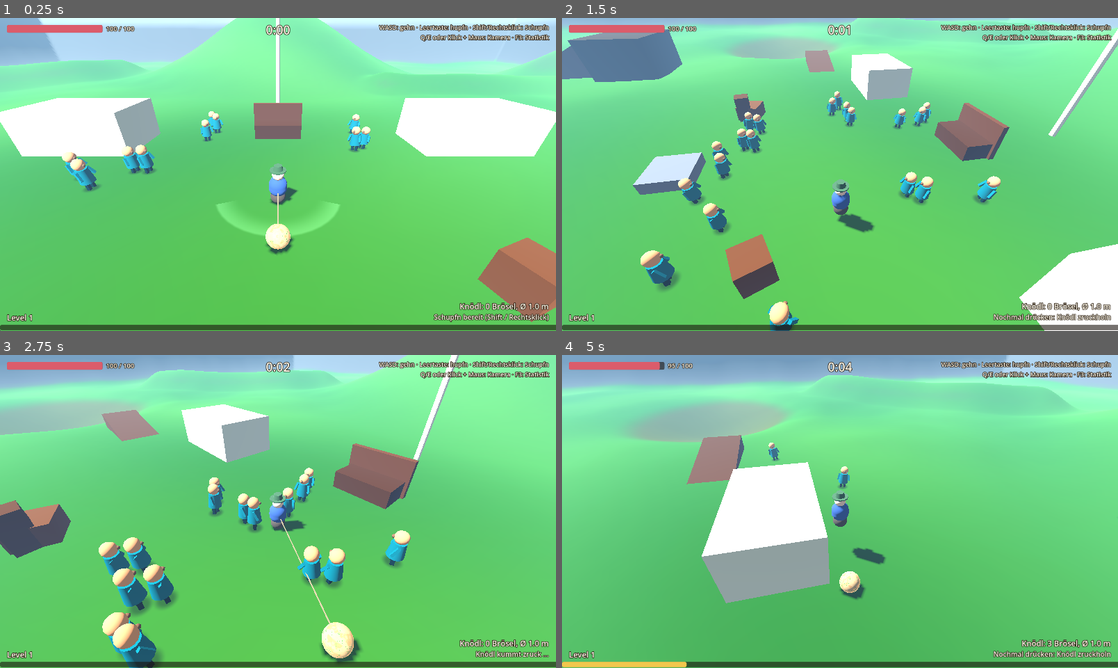
Above: before the commit, frames 1-4 (two rows, left to right).
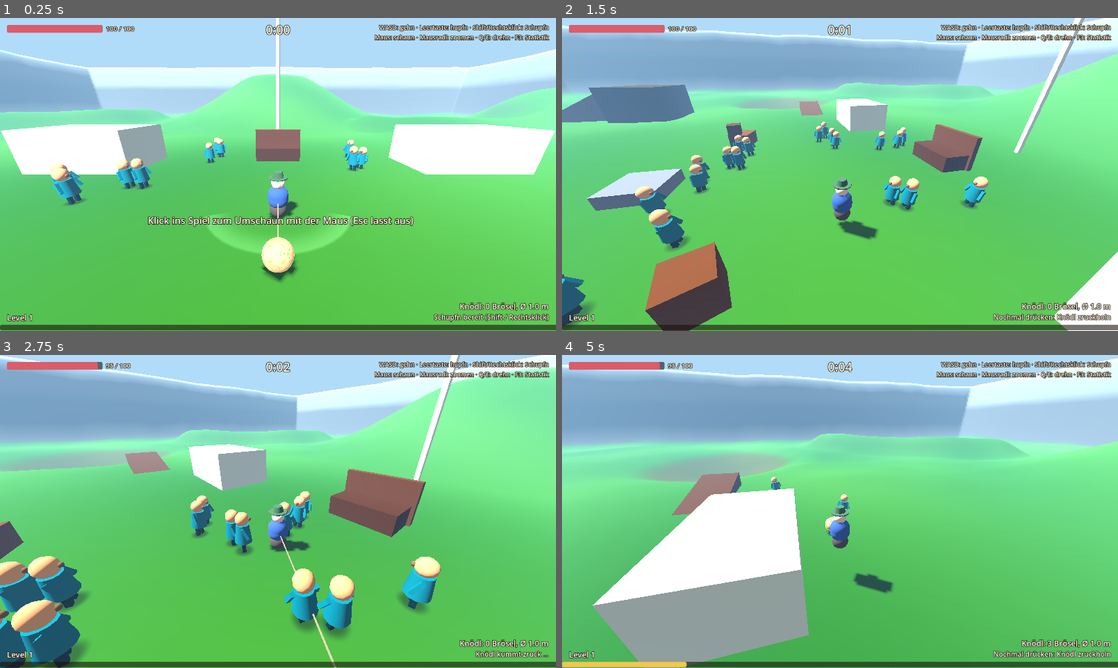
Above: after the commit, the same moments.

Repository: WiesnSims/Knoedlinger
Game: Godot game, scene res://scenes/boot.tscn
Same seed, same stepped clock (60 frames per second), same inputs: the game is played once before the commit and once after it.
Inputs (mouse positions are in pixels of both pictures, inside the frame that each line leads up to):
- Up to frame 1 (0.25 s): no input
- Up to frame 2 (1.5 s): tap Enter at 0.5 s; move the mouse to (962, 158) at 0.52 s; hold D (move_right) 0.53-1.28 s; hold Shift (schupfn) 0.53-1.28 s; click (962, 158) at 0.67 s; tap Space (jump) at 0.77 s; move the mouse to (812, 174) at 1.27 s; hold W (move_up) from 1.28 s (still down); tap Q (camera_left) at 1.35 s; click (812, 174) at 1.42 s
- Up to frame 3 (2.75 s): keep holding W (move_up); tap Space (jump) at 1.52 s; tap Shift (schupfn) at 1.55 s; move the mouse to (289, 505) at 2.02 s; hold Shift (schupfn) from 2.03 s (still down); tap E (camera_right) at 2.1 s; click (289, 505) at 2.17 s
- Up to frame 4 (5 s): keep holding W (move_up); move the mouse to (834, 517) at 2.77 s; release Shift (schupfn) at 2.78 s; tap Shift (schupfn) at 2.85, 4.55 s; click (834, 517) at 2.92 s; tap Space (jump) at 3.02, 3.77, 4.52 s; move the mouse to (878, 514) at 3.52 s; hold Shift (schupfn) 3.53-4.28 s; tap Alt at 3.6 s; click (878, 514) at 3.67 s; move the mouse to (795, 508) at 4.27 s; tap Ctrl at 4.35 s; click (795, 508) at 4.42 s

The runs differ from the first frame. In frame 1, 39% of the frame differs, in the area x 0-100%, y 0-100%; in frame 2, 46%; in frame 3, 45%; in frame 4, 49%.

Commit message:
M1 playtest fixes: Megabonk-style camera, round Knödl, no enemy teleports
- Pooled MultiMesh renderers (enemies, Brösel, projectiles) opt out of physics
  interpolation: Godot blended instances by index between ticks, and repacking made
  enemies flash to another enemy's position for a frame. Regression test added.
- Knödl sphere 64x32 segments, gentle capped jiggle instead of lumpy wobble, dithered
  fade when it fills the lens or hides its player.
- Camera: always mouse look (click to capture), no auto-turn, pitch 20 deg, 8 m with
  wheel zoom 4.5-16 m, FOV 80, tight follow, light look smoothing; numbers in balance.

Co-Authored-By: Claude Opus 5.5 <noreply@anthropic.com>

Diff:
--- a/i18n/strings.csv
+++ b/i18n/strings.csv
@@ -11,7 +11,7 @@
 HUD_SCHUPFN_REEL,Nochmal drücken: Knödl zruckholn
 HUD_SCHUPFN_REELING,Knödl kummt zruck …
 HUD_CONTROLS,"WASD: gehn · Leertaste: hupfn · Shift/Rechtsklick: Schupfn
-Q/E oder Klick + Maus: Kamera · F3: Statistik"
+Maus: schaun · Mausradl: zoomen · Q/E: drehn · F3: Statistik"
 HUD_BOT_HINT,"Bot spielt, WASD übernimmt"
 TOAST_LEVEL_UP,Level %d!
 TOAST_DOWNED,Umgfoin! Glei geht's weiter …
@@ -19,3 +19,4 @@
 WEAPON_SCHNEESCHAUFEL,Schneeschaufel
 KNODL_SEMMEL,Semmelknödl
 MAP_TESTFELD,Testfeld
+HUD_MOUSE_HINT,Klick ins Spiel zum Umschaun mit der Maus (Esc lasst aus)
--- a/scripts/data/balance_data.gd
+++ b/scripts/data/balance_data.gd
@@ -10,23 +10,32 @@
 @export var grid_cell_size: float = 2.0
 
 @export_group("Camera")
-## Degrees below the horizon. GAME-DESIGN.md started at 50; M1 tunes it lower, toward Megabonk.
-@export var camera_pitch_degrees: float = 30.0
-@export var camera_min_pitch_degrees: float = 8.0
+## Megabonk-style view (docs/DECISIONS.md): close, low, wide, the mouse looks around.
+## Degrees above the horizon the camera starts at (the mouse moves it between min and max).
+@export var camera_pitch_degrees: float = 20.0
+@export var camera_min_pitch_degrees: float = 2.0
 @export var camera_max_pitch_degrees: float = 70.0
-@export var camera_distance: float = 11.0
+## Start distance; the mouse wheel zooms between min and max in steps.
+@export var camera_distance: float = 8.0
+@export var camera_min_distance: float = 4.5
+@export var camera_max_distance: float = 16.0
+@export var camera_zoom_step: float = 1.0
+@export var camera_fov: float = 80.0
 ## Extra distance per metre of Knödl radius above its start radius, so a huge Knödl stays in view.
 @export var camera_distance_per_knodl_radius: float = 1.6
-## The camera looks at this point above the player's feet.
-@export var camera_focus_height: float = 1.6
-## How fast the camera catches up with the player (1/s, exponential).
-@export var camera_follow_speed: float = 8.0
-## Radians per second the camera swings toward the running direction (0 = fixed yaw).
-@export var camera_auto_turn_speed: float = 1.4
+## The camera looks at this point above the player's feet (a bit above the head: the player sits
+## below the middle of the screen and you see further ahead).
+@export var camera_focus_height: float = 2.0
+## How fast the camera catches up with the player (1/s, exponential; high = tight).
+@export var camera_follow_speed: float = 20.0
+## Seconds of look smoothing for mouse and keys (0 = raw).
+@export var camera_look_smoothing: float = 0.05
+## Radians per second the camera swings toward the running direction without the mouse (0 = off).
+@export var camera_auto_turn_speed: float = 0.0
 ## Radians per second for the camera keys (Q/E).
 @export var camera_key_turn_speed: float = 2.4
-## Radians per pixel when the mouse pointer is captured.
-@export var camera_mouse_sensitivity: float = 0.004
+## Radians per pixel of mouse movement.
+@export var camera_mouse_sensitivity: float = 0.0035
 ## The camera stays this far in front of terrain it would otherwise clip into.
 @export var camera_collision_margin: float = 0.4
 
--- a/scripts/knodl/knodl.gd
+++ b/scripts/knodl/knodl.gd
@@ -16,6 +16,12 @@
 const LAYER_KNODL: int = 4
 ## Crumb pattern density in the shader, per metre of radius.
 const CRUMBS_PER_METRE: float = 7.0
+## View fade: fully solid from FADE_NEAR + FADE_RANGE metres between camera and dough, never below
+## FADE_MIN, and FADE_HIDING while it hides its player.
+const FADE_NEAR: float = 0.3
+const FADE_RANGE: float = 2.0
+const FADE_MIN: float = 0.25
+const FADE_HIDING: float = 0.45
 
 var owner_peer: int = 1
 var balance: BalanceData
@@ -126,7 +132,7 @@
 	if amount <= 0.0:
 		return
 	set_knodl_mass(knodl_mass + amount)
-	_wobble = minf(_wobble + 0.4, 1.0)
+	_wobble = minf(_wobble + 0.25, 0.7)
 
 
 ## Host: the Schupfn button. Throws when attached and ready, reels in when thrown.
@@ -204,7 +210,7 @@
 			hits += 1
 			if enemies.damage(j, damage, kick.x, kick.y):
 				kills += 1
-			_wobble = minf(_wobble + 0.15, 1.0)
+			_wobble = minf(_wobble + 0.1, 1.0)
 	crushed += kills
 	return kills
 
@@ -213,7 +219,7 @@
 func apply_remote(where: Vector3, rotation_q: Quaternion, new_mass: float, new_state: State, new_cooldown: float) -> void:
 	if knodl_mass != new_mass:
 		if new_mass > knodl_mass:
-			_wobble = minf(_wobble + 0.3, 1.0)
+			_wobble = minf(_wobble + 0.25, 0.7)
 		set_knodl_mass(new_mass)
 	_remote_position = where
 	_remote_rotation = rotation_q
@@ -244,6 +250,24 @@
 	if _wobble > 0.0:
 		_wobble = maxf(_wobble - delta * 2.5, 0.0)
 	_material.set_shader_parameter(&"wobble", _wobble)
+	_material.set_shader_parameter(&"fade", _view_fade())
+
+
+## Dithers the Knödl away while it fills the camera or sits between the camera and its player, so
+## a big Knödl trailing toward the low camera never hides the game.
+func _view_fade() -> float:
+	var camera: Camera3D = get_viewport().get_camera_3d()
+	if camera == null or holder == null:
+		return 1.0
+	var eye: Vector3 = camera.global_position
+	var centre: Vector3 = visual_position()
+	var fade: float = clampf((eye.distance_to(centre) - radius - FADE_NEAR) / FADE_RANGE, FADE_MIN, 1.0)
+	var player: Vector3 = holder.get_global_transform_interpolated().origin + Vector3(0.0, 1.0, 0.0)
+	var sight: Vector3 = player - eye
+	var t: float = clampf((centre - eye).dot(sight) / maxf(sight.length_squared(), 0.0001), 0.0, 1.0)
+	if t < 1.0 and centre.distance_to(eye + sight * t) < radius:
+		fade = minf(fade, FADE_HIDING)
+	return fade
 
 
 func _physics_process(delta: float) -> void:
--- a/scripts/player/chase_camera.gd
+++ b/scripts/player/chase_camera.gd
@@ -1,26 +1,31 @@
 class_name ChaseCamera
 extends Camera3D
-## Third-person chase cam (GAME-DESIGN.md: follows the movement direction with slight lag; free
-## mouse orbit optional). Pitch, distance and turn speeds come from balance.tres. The camera swings
-## behind the running direction on its own (not when running toward it), Q/E turn it, and with the
-## mouse captured (click into the game, Esc to let go) the mouse orbits it. It never sinks into
-## the terrain between it and the player (props it simply looks through), and backs off as the
-## Knödl grows.
+## Third-person camera in the style of Megabonk (docs/DECISIONS.md): the mouse always looks around
+## (one click into the game captures the pointer, Esc lets go), the player runs relative to where
+## the camera looks, the view sits close and low behind the player with a wide field of view, and
+## the mouse wheel zooms. Q/E turn it for keyboard-only play. It follows the player tightly, never
+## sinks into the terrain between it and the player (props it looks through), and backs off as the
+## Knödl grows. All numbers come from balance.tres.
 
 var balance: BalanceData
 var target: Node3D
 ## Radians; 0 = the camera sits on +Z of the player, looking toward -Z.
 var yaw: float = 0.0
+## Radians above the horizon the camera sits (positive = looking down at the player).
 var pitch: float = 0.0
+## The player's chosen distance (mouse wheel), before the Knödl's extra.
+var zoom: float = 0.0
 ## Extra metres of distance (a big Knödl).
 var extra_distance: float = 0.0
 ## Allow capturing the mouse on click (never in automated runs).
 var mouse_capture_allowed: bool = true
-## Swing behind the running direction on its own.
+## Swing behind the running direction on its own (balance.camera_auto_turn_speed; off by default).
 var auto_turn: bool = true
-## Metres; > 0 replaces balance.camera_distance (the M0 stress view).
+## Metres; > 0 replaces the zoom (the M0 stress view).
 var distance_override: float = 0.0
 
+var _yaw_target: float = 0.0
+var _pitch_target: float = 0.0
 var _focus: Vector3 = Vector3.ZERO
 var _distance: float = 0.0
 var _last_target: Vector3 = Vector3.ZERO
@@ -31,8 +36,17 @@
 	target = p_target
 	# Moved every rendered frame from interpolated positions; not a physics object itself.
 	physics_interpolation_mode = Node.PHYSICS_INTERPOLATION_MODE_OFF
-	pitch = deg_to_rad(balance.camera_pitch_degrees)
-	_distance = _base_distance()
+	fov = balance.camera_fov
+	zoom = balance.camera_distance
+	set_view(yaw, deg_to_rad(balance.camera_pitch_degrees))
+
+
+## Points the camera without smoothing (start of a run, the stress view).
+func set_view(new_yaw: float, new_pitch: float) -> void:
+	yaw = new_yaw
+	pitch = new_pitch
+	_yaw_target = new_yaw
+	_pitch_target = new_pitch
 	snap_to_target()
 
 
@@ -53,13 +67,21 @@
 func _unhandled_input(event: InputEvent) -> void:
 	var motion: InputEventMouseMotion = event as InputEventMouseMotion
 	if motion != null and Input.mouse_mode == Input.MOUSE_MODE_CAPTURED:
-		yaw -= motion.relative.x * balance.camera_mouse_sensitivity
-		pitch = clampf(pitch + motion.relative.y * balance.camera_mouse_sensitivity,
+		var sensitivity: float = balance.camera_mouse_sensitivity
+		_yaw_target -= motion.relative.x * sensitivity
+		_pitch_target = clampf(_pitch_target + motion.relative.y * sensitivity,
 				deg_to_rad(balance.camera_min_pitch_degrees), deg_to_rad(balance.camera_max_pitch_degrees))
 		return
 	var click: InputEventMouseButton = event as InputEventMouseButton
-	if click != null and click.pressed and click.button_index == MOUSE_BUTTON_LEFT and mouse_capture_allowed:
-		Input.mouse_mode = Input.MOUSE_MODE_CAPTURED
+	if click != null and click.pressed:
+		match click.button_index:
+			MOUSE_BUTTON_WHEEL_UP:
+				zoom = maxf(zoom - balance.camera_zoom_step, balance.camera_min_distance)
+			MOUSE_BUTTON_WHEEL_DOWN:
+				zoom = minf(zoom + balance.camera_zoom_step, balance.camera_max_distance)
+			MOUSE_BUTTON_LEFT:
+				if mouse_capture_allowed:
+					Input.mouse_mode = Input.MOUSE_MODE_CAPTURED
 	elif event.is_action_pressed(&"pause") and Input.mouse_mode == Input.MOUSE_MODE_CAPTURED:
 		Input.mouse_mode = Input.MOUSE_MODE_VISIBLE
 
@@ -68,26 +90,31 @@
 	if target == null or balance == null:
 		return
 	var turn: float = Input.get_axis(&"camera_right", &"camera_left")
-	yaw += turn * balance.camera_key_turn_speed * delta
-	# Swing behind the running direction: full speed when running sideways, not at all when running
-	# straight at the camera (it would spin round).
+	_yaw_target += turn * balance.camera_key_turn_speed * delta
 	var moved: Vector3 = _target_position() - _last_target
 	_last_target = _target_position()
 	moved.y = 0.0
-	if auto_turn and turn == 0.0 and Input.mouse_mode != Input.MOUSE_MODE_CAPTURED and delta > 0.0 and moved.length() / delta > 1.0:
+	# Optional swing behind the running direction: full speed when running sideways, never when
+	# running at the camera (it would spin round). Off while the mouse looks.
+	if auto_turn and balance.camera_auto_turn_speed > 0.0 and turn == 0.0 \
+			and Input.mouse_mode != Input.MOUSE_MODE_CAPTURED and delta > 0.0 and moved.length() / delta > 1.0:
 		var wanted: float = atan2(-moved.x, -moved.z)
-		var difference: float = wrapf(wanted - yaw, -PI, PI)
+		var difference: float = wrapf(wanted - _yaw_target, -PI, PI)
 		if absf(difference) < deg_to_rad(110.0):
-			yaw += sin(difference) * balance.camera_auto_turn_speed * delta
-	yaw = wrapf(yaw, -PI, PI)
+			_yaw_target += sin(difference) * balance.camera_auto_turn_speed * delta
+	_yaw_target = wrapf(_yaw_target, -PI, PI)
+	# A touch of look smoothing, so mouse steps do not jerk the view.
+	var look: float = 1.0 if balance.camera_look_smoothing <= 0.0 else 1.0 - exp(-delta / balance.camera_look_smoothing)
+	yaw = lerp_angle(yaw, _yaw_target, look)
+	pitch = lerpf(pitch, _pitch_target, look)
 	_focus = _focus.lerp(_focus_point(), 1.0 - exp(-balance.camera_follow_speed * delta))
 	var wanted_distance: float = _base_distance() + extra_distance
-	_distance = lerpf(_distance, wanted_distance, 1.0 - exp(-2.0 * delta))
+	_distance = lerpf(_distance, wanted_distance, 1.0 - exp(-6.0 * delta))
 	_place(_distance)
 
 
 func _base_distance() -> float:
-	return distance_override if distance_override > 0.0 else balance.camera_distance
+	return distance_override if distance_override > 0.0 else zoom
 
 
 func _target_position() -> Vector3:
--- a/scripts/run/run_world.gd
+++ b/scripts/run/run_world.gd
@@ -114,12 +114,9 @@
 	camera = ChaseCamera.new()
 	camera.name = "ChaseCamera"
 	camera.far = 400.0
-	camera.fov = 70.0
 	add_child(camera)
 	camera.mouse_capture_allowed = not _bot or LaunchArgs.get_flag("mouse", false)
 	camera.setup(balance, local)
-	camera.yaw = 0.0
-	camera.snap_to_target()
 	camera.make_current()
 	hud = Hud.new()
 	hud.name = "Hud"
@@ -375,6 +372,7 @@
 			players[peer].downed = states[peer].downed
 	if state != null:
 		hud.show_state(state, knodl, run_time, balance)
+	hud.show_mouse_hint(camera.mouse_capture_allowed and Input.mouse_mode != Input.MOUSE_MODE_CAPTURED)
 
 
 func _send_pose(delta: float) -> void:
--- a/scripts/stress/stress_arena.gd
+++ b/scripts/stress/stress_arena.gd
@@ -72,11 +72,11 @@
 	add_child(camera)
 	camera.setup(balance, local)
 	# The M0 view: high and fixed, as measured in M0.
-	camera.pitch = deg_to_rad(50.0)
 	camera.distance_override = 14.0
+	camera.fov = 75.0
 	camera.mouse_capture_allowed = false
 	camera.auto_turn = false
-	camera.snap_to_target()
+	camera.set_view(0.0, deg_to_rad(50.0))
 	camera.make_current()
 	if host:
 		enemies = EnemyManager.new(balance, types, slots, LaunchArgs.get_int("seed", 1))
--- a/scripts/systems/brosel_field.gd
+++ b/scripts/systems/brosel_field.gd
@@ -57,6 +57,10 @@
 	balance = p_balance
 	ground = p_ground
 	capacity = balance.brosel_cap
+	# Redrawn from the packed arrays every rendered frame. With physics interpolation on, Godot would
+	# also blend each MultiMesh instance with the previous tick by index; instances are repacked when
+	# Brösel come and go, so that blended two different Brösel.
+	physics_interpolation_mode = Node.PHYSICS_INTERPOLATION_MODE_OFF
 	_rng.seed = 4711
 	alive.resize(capacity)
 	alive.fill(0)
--- a/scripts/systems/enemy_renderer.gd
+++ b/scripts/systems/enemy_renderer.gd
@@ -24,6 +24,10 @@
 	_types = types
 	_capacity = capacity
 	_ground = ground
+	# Redrawn from the packed arrays every rendered frame. With physics interpolation on, Godot would
+	# also blend each MultiMesh instance with the previous tick by index; instances are repacked when
+	# enemies die or spawn, so that blended two different enemies (one-frame "teleports").
+	physics_interpolation_mode = Node.PHYSICS_INTERPOLATION_MODE_OFF
 	var waddle: Shader = load("res://shaders/enemy_waddle.gdshader")
 	for type: EnemyTypeData in types:
 		var multimesh := MultiMesh.new()
--- a/scripts/systems/mesh_factory.gd
+++ b/scripts/systems/mesh_factory.gd
@@ -112,13 +112,14 @@
 	])
 
 
-## The Knödl: a unit sphere (radius 1), scaled to the Knödl's radius by its node.
+## The Knödl: a unit sphere (radius 1), scaled to the Knödl's radius by its node. Fine enough
+## (about 4,000 triangles, inside the hero budget) that a 4 m Knödl still has a round outline.
 static func knodl() -> SphereMesh:
 	var sphere := SphereMesh.new()
 	sphere.radius = 1.0
 	sphere.height = 2.0
-	sphere.radial_segments = 28
-	sphere.rings = 14
+	sphere.radial_segments = 64
+	sphere.rings = 32
 	return sphere
 
 
--- a/scripts/systems/projectile_pool.gd
+++ b/scripts/systems/projectile_pool.gd
@@ -28,6 +28,10 @@
 func setup(p_balance: BalanceData, p_capacity: int) -> void:
 	balance = p_balance
 	capacity = p_capacity
+	# Redrawn from the packed arrays every rendered frame. With physics interpolation on, Godot would
+	# also blend each MultiMesh instance with the previous tick by index; instances are repacked when
+	# shots come and go, so that blended two different shots.
+	physics_interpolation_mode = Node.PHYSICS_INTERPOLATION_MODE_OFF
 	_alive.resize(capacity)
 	_alive.fill(0)
 	_x.resize(capacity)
--- a/scripts/ui/hud.gd
+++ b/scripts/ui/hud.gd
@@ -15,6 +15,7 @@
 var _schupfn_label: Label
 var _toast: Label
 var _hint: Label
+var _mouse_hint: Label
 var _toast_timer: float = 0.0
 var _last_level: int = 1
 
@@ -71,6 +72,14 @@
 	_hint.size = Vector2(520.0, 60.0)
 	_hint.text = tr("HUD_CONTROLS")
 	root.add_child(_hint)
+	_mouse_hint = _label(22)
+	_mouse_hint.set_anchors_preset(Control.PRESET_CENTER)
+	_mouse_hint.horizontal_alignment = HORIZONTAL_ALIGNMENT_CENTER
+	_mouse_hint.position = Vector2(-300.0, 90.0)
+	_mouse_hint.size = Vector2(600.0, 36.0)
+	_mouse_hint.text = tr("HUD_MOUSE_HINT")
+	_mouse_hint.visible = false
+	root.add_child(_mouse_hint)
 
 
 func show_state(state: PlayerState, knodl: Knodl, run_time: float, balance: BalanceData) -> void:
@@ -96,6 +105,11 @@
 	if state.downed:
 		_toast.text = tr("TOAST_DOWNED")
 		_toast_timer = 0.2
+
+
+## "Click into the game to look around with the mouse", while the pointer is free.
+func show_mouse_hint(on: bool) -> void:
+	_mouse_hint.visible = on
 
 
 func toast(text: String) -> void:
--- a/shaders/knodl.gdshader
+++ b/shaders/knodl.gdshader
@@ -1,5 +1,6 @@
 // The Knödl, the hero object: soft dough with breadcrumb patches and parsley flecks that roll
-// with the ball (object space), and a jelly wobble on impact. No textures.
+// with the ball (object space), a gentle jiggle when it eats or hits, and a dithered fade while it
+// is right in front of the camera or hides the player. No textures, no transparency sorting.
 shader_type spatial;
 render_mode cull_back, diffuse_lambert;
 
@@ -8,6 +9,8 @@
 uniform vec3 fleck_color : source_color = vec3(0.3, 0.52, 0.2);
 // 0..1, set from the script on hits and when it eats; dies away there.
 uniform float wobble = 0.0;
+// 1 = solid; lower dithers pixels away (set from the script).
+uniform float fade = 1.0;
 // Crumbs per unit of the unit sphere; the script raises it as the Knödl grows so crumbs keep their size.
 uniform float crumb_scale = 3.5;
 
@@ -31,11 +34,19 @@
 
 void vertex() {
 	object_pos = VERTEX;
-	float w = wobble * 0.12 * sin(TIME * 22.0 + VERTEX.y * 6.0) * sin(VERTEX.x * 5.0 + TIME * 17.0);
-	VERTEX += NORMAL * w;
+	// One soft band running over the ball: it stays round, it only jiggles.
+	float w = wobble * 0.045 * sin(TIME * 21.0 + VERTEX.y * 2.2);
+	VERTEX *= 1.0 + w;
 }
 
 void fragment() {
+	if (fade < 0.999) {
+		// Interleaved gradient noise: a stable per-pixel threshold.
+		float threshold = fract(52.9829189 * fract(dot(FRAGCOORD.xy, vec2(0.06711056, 0.00583715))));
+		if (threshold > fade) {
+			discard;
+		}
+	}
 	vec3 p = object_pos * crumb_scale;
 	float coarse = noise(p);
 	float fine = noise(p * 2.7 + 11.0);
--- /dev/null
+++ b/tests/unit/test_rendering.gd
@@ -0,0 +1,31 @@
+extends GutTest
+## Pooled MultiMesh renderers repack their instances every frame; physics interpolation (on for the
+## project) would blend instance i of one tick with a different enemy of the next tick.
+
+
+func test_pooled_renderers_are_not_physics_interpolated() -> void:
+	assert_true(ProjectSettings.get_setting("physics/common/physics_interpolation"), "the project interpolates")
+	var types: Array[EnemyTypeData] = [load("res://data/enemies/tourist.tres")]
+	var renderer := EnemyRenderer.new()
+	add_child_autofree(renderer)
+	renderer.setup(types, 8)
+	var brosel := BroselField.new()
+	add_child_autofree(brosel)
+	brosel.setup(BalanceData.new(), null, 20.0)
+	var projectiles := ProjectilePool.new()
+	add_child_autofree(projectiles)
+	projectiles.setup(BalanceData.new(), 8)
+	var checked: int = 0
+	for parent: Node in [renderer, brosel, projectiles]:
+		for child: Node in parent.get_children():
+			var instance: MultiMeshInstance3D = child as MultiMeshInstance3D
+			if instance != null:
+				assert_false(instance.is_physics_interpolated(), instance.name)
+				checked += 1
+	assert_eq(checked, 4)
+
+
+func test_the_knodl_sphere_is_fine_enough_to_stay_round() -> void:
+	var sphere: SphereMesh = MeshFactory.knodl()
+	assert_gte(sphere.radial_segments, 48)
+	assert_gte(sphere.rings, 24)
Binary file changed: i18n/strings.de.translation
Not shown, added: tests/unit/test_rendering.gd.uid
Not shown, changed: docs/DECISIONS.md
